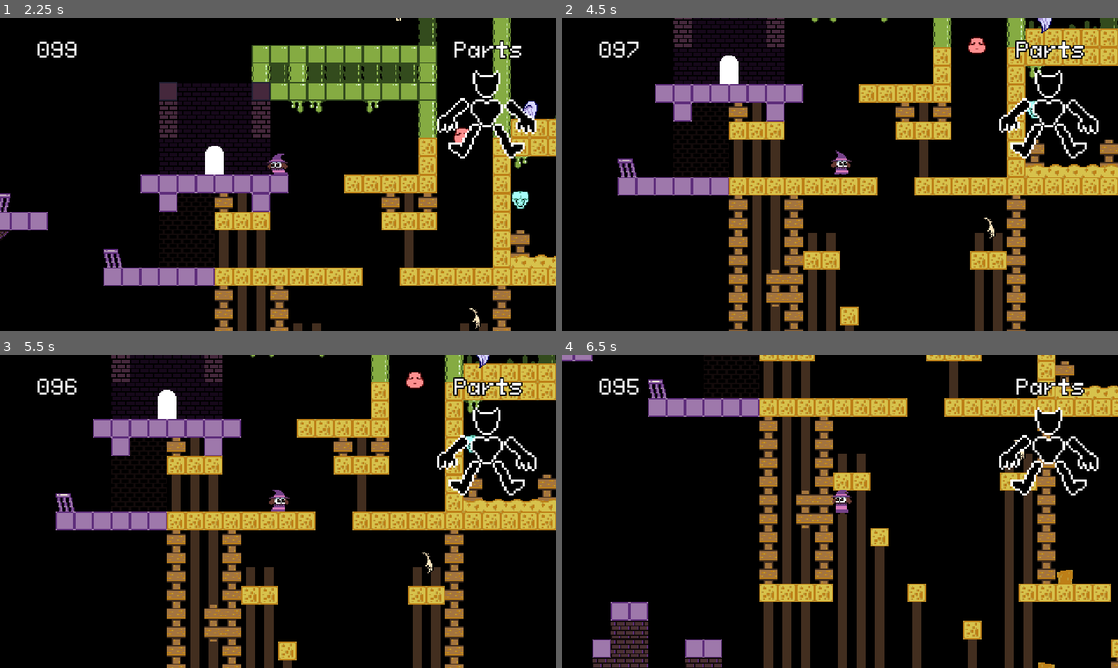
Above: before the commit, frames 1-4 (two rows, left to right).
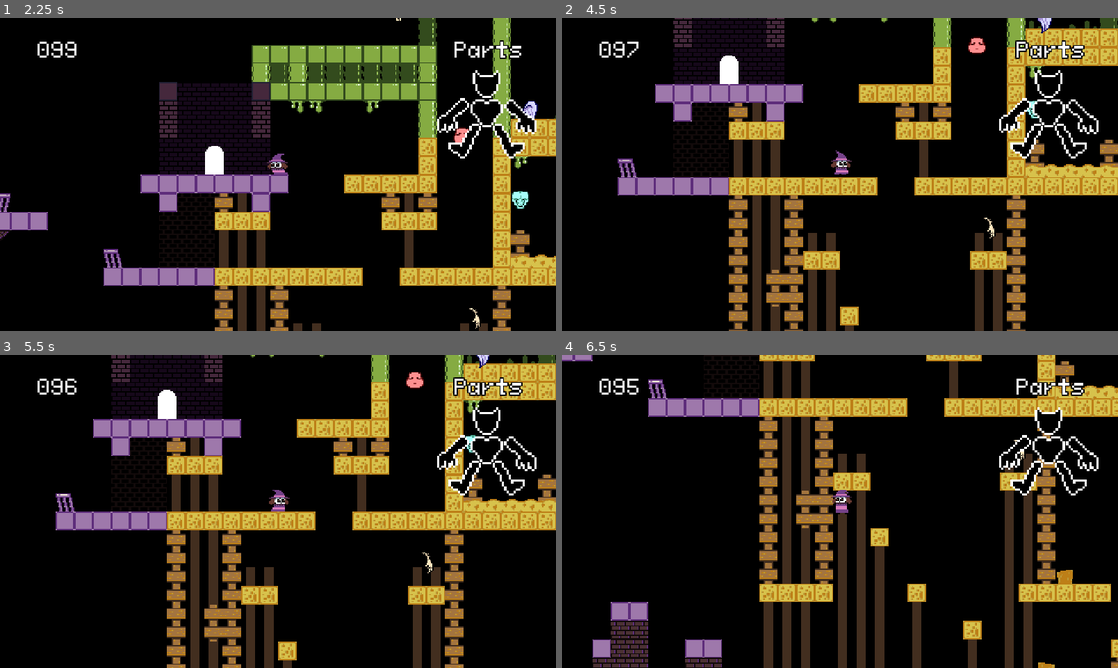
Above: after the commit, the same moments.

Repository: vitimesthree/LD55
Game: Godot game, scene res://screens/opening.tscn
Same seed, same stepped clock (60 frames per second), same inputs: the game is played once before the commit and once after it.
Inputs:
- Up to frame 1 (2.25 s): tap Enter at 0.5 s; hold Z (jump) 0.53-1.28 s; hold Right (move_right) 0.53-2.03 s; tap Space at 1.25 s; tap X (broom) at 1.35 s; tap Z (jump) at 1.52, 1.55, 1.82 s; hold Left (move_left) from 2.03 s (still down); hold Z (jump) from 2.03 s (still down)
- Up to frame 2 (4.5 s): release Left (move_left) at 2.78 s; release Z (jump) at 2.78 s; hold Right (move_right) 2.78-4.28 s; tap X (broom) at 2.85, 4.35 s; tap Z (jump) at 3.02, 3.05, 3.32 s; hold Z (jump) 3.53-4.28 s; hold Left (move_left) from 4.28 s (still down)
- Up to frame 3 (5.5 s): tap Z (jump) at 4.52, 4.55, 4.82 s; release Left (move_left) at 5.03 s; hold Right (move_right) from 5.03 s (still down); hold Z (jump) from 5.03 s (still down)
- Up to frame 4 (6.5 s): release Right (move_right) at 5.78 s; release Z (jump) at 5.78 s; hold Left (move_left) from 5.78 s (still down); tap X (broom) at 5.85 s; tap Z (jump) at 6.02, 6.05, 6.32 s

Frame 1 is identical in both runs. In frame 2, 0.1% of the frame differs, in the area x 83-100%, y 46-48%; in frame 3, 0.1%; in frame 4, less than 0.1%.

Commit message:
added spikes

Diff:
--- a/main.tscn
+++ b/main.tscn
@@ -6,6 +6,7 @@
 [ext_resource type="PackedScene" uid="uid://cfog5t5oqssai" path="res://entities/player.tscn" id="3_s4mts"]
 [ext_resource type="PackedScene" uid="uid://d0slidw1yh0p5" path="res://entities/door.tscn" id="5_i6hes"]
 [ext_resource type="AudioStream" uid="uid://yhclmsh0omhd" path="res://sound/ld55.mp3" id="5_j4buf"]
+[ext_resource type="PackedScene" uid="uid://bs3j0rjghksw1" path="res://world/spikes.tscn" id="7_bbsnk"]
 [ext_resource type="PackedScene" uid="uid://be8f12kro6wqd" path="res://entities/ghost.tscn" id="7_qf3fc"]
 [ext_resource type="PackedScene" uid="uid://bcdvctdj11rrb" path="res://world/lava.tscn" id="8_qi2ub"]
 
@@ -136,6 +137,187 @@
 
 [node name="Lava27" parent="Hazards" node_paths=PackedStringArray("player") instance=ExtResource("8_qi2ub")]
 position = Vector2(1432, 416)
+player = NodePath("../../Player")
+
+[node name="Spikes" parent="Hazards" node_paths=PackedStringArray("player") instance=ExtResource("7_bbsnk")]
+position = Vector2(24, 120)
+player = NodePath("../../Player")
+
+[node name="Spikes2" parent="Hazards" node_paths=PackedStringArray("player") instance=ExtResource("7_bbsnk")]
+position = Vector2(40, 120)
+player = NodePath("../../Player")
+
+[node name="Spikes3" parent="Hazards" node_paths=PackedStringArray("player") instance=ExtResource("7_bbsnk")]
+position = Vector2(88, 120)
+player = NodePath("../../Player")
+
+[node name="Spikes4" parent="Hazards" node_paths=PackedStringArray("player") instance=ExtResource("7_bbsnk")]
+position = Vector2(104, 120)
+player = NodePath("../../Player")
+
+[node name="Spikes5" parent="Hazards" node_paths=PackedStringArray("player") instance=ExtResource("7_bbsnk")]
+position = Vector2(328, 232)
+player = NodePath("../../Player")
+
+[node name="Spikes6" parent="Hazards" node_paths=PackedStringArray("player") instance=ExtResource("7_bbsnk")]
+position = Vector2(344, 232)
+player = NodePath("../../Player")
+
+[node name="Spikes7" parent="Hazards" node_paths=PackedStringArray("player") instance=ExtResource("7_bbsnk")]
+position = Vector2(360, 232)
+player = NodePath("../../Player")
+
+[node name="Spikes8" parent="Hazards" node_paths=PackedStringArray("player") instance=ExtResource("7_bbsnk")]
+position = Vector2(376, 232)
+player = NodePath("../../Player")
+
+[node name="Spikes9" parent="Hazards" node_paths=PackedStringArray("player") instance=ExtResource("7_bbsnk")]
+position = Vector2(392, 232)
+player = NodePath("../../Player")
+
+[node name="Spikes10" parent="Hazards" node_paths=PackedStringArray("player") instance=ExtResource("7_bbsnk")]
+position = Vector2(328, 104)
+player = NodePath("../../Player")
+
+[node name="Spikes11" parent="Hazards" node_paths=PackedStringArray("player") instance=ExtResource("7_bbsnk")]
+position = Vector2(344, 104)
+player = NodePath("../../Player")
+
+[node name="Spikes12" parent="Hazards" node_paths=PackedStringArray("player") instance=ExtResource("7_bbsnk")]
+position = Vector2(360, 104)
+player = NodePath("../../Player")
+
+[node name="Spikes13" parent="Hazards" node_paths=PackedStringArray("player") instance=ExtResource("7_bbsnk")]
+position = Vector2(376, 104)
+player = NodePath("../../Player")
+
+[node name="Spikes14" parent="Hazards" node_paths=PackedStringArray("player") instance=ExtResource("7_bbsnk")]
+position = Vector2(392, 104)
+player = NodePath("../../Player")
+
+[node name="Spikes15" parent="Hazards" node_paths=PackedStringArray("player") instance=ExtResource("7_bbsnk")]
+position = Vector2(392, 25)
+rotation = -3.14159
+player = NodePath("../../Player")
+
+[node name="Spikes16" parent="Hazards" node_paths=PackedStringArray("player") instance=ExtResource("7_bbsnk")]
+position = Vector2(376, 25)
+rotation = -3.14159
+player = NodePath("../../Player")
+
+[node name="Spikes17" parent="Hazards" node_paths=PackedStringArray("player") instance=ExtResource("7_bbsnk")]
+position = Vector2(360, 25)
+rotation = -3.14159
+player = NodePath("../../Player")
+
+[node name="Spikes18" parent="Hazards" node_paths=PackedStringArray("player") instance=ExtResource("7_bbsnk")]
+position = Vector2(344, 25)
+rotation = -3.14159
+player = NodePath("../../Player")
+
+[node name="Spikes19" parent="Hazards" node_paths=PackedStringArray("player") instance=ExtResource("7_bbsnk")]
+position = Vector2(328, 25)
+rotation = -3.14159
+player = NodePath("../../Player")
+
+[node name="Spikes20" parent="Hazards" node_paths=PackedStringArray("player") instance=ExtResource("7_bbsnk")]
+position = Vector2(392, 152)
+rotation = -3.14159
+player = NodePath("../../Player")
+
+[node name="Spikes21" parent="Hazards" node_paths=PackedStringArray("player") instance=ExtResource("7_bbsnk")]
+position = Vector2(376, 152)
+rotation = -3.14159
+player = NodePath("../../Player")
+
+[node name="Spikes22" parent="Hazards" node_paths=PackedStringArray("player") instance=ExtResource("7_bbsnk")]
+position = Vector2(360, 152)
+rotation = -3.14159
+player = NodePath("../../Player")
+
+[node name="Spikes23" parent="Hazards" node_paths=PackedStringArray("player") instance=ExtResource("7_bbsnk")]
+position = Vector2(344, 152)
+rotation = -3.14159
+player = NodePath("../../Player")
+
+[node name="Spikes24" parent="Hazards" node_paths=PackedStringArray("player") instance=ExtResource("7_bbsnk")]
+position = Vector2(328, 152)
+rotation = -3.14159
+player = NodePath("../../Player")
+
+[node name="Spikes25" parent="Hazards" node_paths=PackedStringArray("player") instance=ExtResource("7_bbsnk")]
+position = Vector2(184, 168)
+rotation = -3.14159
+player = NodePath("../../Player")
+
+[node name="Spikes26" parent="Hazards" node_paths=PackedStringArray("player") instance=ExtResource("7_bbsnk")]
+position = Vector2(697, 57)
+rotation = -3.14159
+player = NodePath("../../Player")
+
+[node name="Spikes27" parent="Hazards" node_paths=PackedStringArray("player") instance=ExtResource("7_bbsnk")]
+position = Vector2(521, 105)
+rotation = -3.14159
+player = NodePath("../../Player")
+
+[node name="Spikes28" parent="Hazards" node_paths=PackedStringArray("player") instance=ExtResource("7_bbsnk")]
+position = Vector2(681, 57)
+rotation = -3.14159
+player = NodePath("../../Player")
+
+[node name="Spikes29" parent="Hazards" node_paths=PackedStringArray("player") instance=ExtResource("7_bbsnk")]
+position = Vector2(505, 105)
+rotation = -3.14159
+player = NodePath("../../Player")
+
+[node name="Spikes30" parent="Hazards" node_paths=PackedStringArray("player") instance=ExtResource("7_bbsnk")]
+position = Vector2(169, 377)
+rotation = -3.14159
+player = NodePath("../../Player")
+
+[node name="Spikes31" parent="Hazards" node_paths=PackedStringArray("player") instance=ExtResource("7_bbsnk")]
+position = Vector2(153, 377)
+rotation = -3.14159
+player = NodePath("../../Player")
+
+[node name="Spikes32" parent="Hazards" node_paths=PackedStringArray("player") instance=ExtResource("7_bbsnk")]
+position = Vector2(137, 377)
+rotation = -3.14159
+player = NodePath("../../Player")
+
+[node name="Spikes33" parent="Hazards" node_paths=PackedStringArray("player") instance=ExtResource("7_bbsnk")]
+position = Vector2(121, 377)
+rotation = -3.14159
+player = NodePath("../../Player")
+
+[node name="Spikes34" parent="Hazards" node_paths=PackedStringArray("player") instance=ExtResource("7_bbsnk")]
+position = Vector2(105, 377)
+rotation = -3.14159
+player = NodePath("../../Player")
+
+[node name="Spikes35" parent="Hazards" node_paths=PackedStringArray("player") instance=ExtResource("7_bbsnk")]
+position = Vector2(344, 377)
+rotation = -3.14159
+player = NodePath("../../Player")
+
+[node name="Spikes36" parent="Hazards" node_paths=PackedStringArray("player") instance=ExtResource("7_bbsnk")]
+position = Vector2(328, 377)
+rotation = -3.14159
+player = NodePath("../../Player")
+
+[node name="Spikes37" parent="Hazards" node_paths=PackedStringArray("player") instance=ExtResource("7_bbsnk")]
+position = Vector2(312, 377)
+rotation = -3.14159
+player = NodePath("../../Player")
+
+[node name="Spikes38" parent="Hazards" node_paths=PackedStringArray("player") instance=ExtResource("7_bbsnk")]
+position = Vector2(296, 377)
+rotation = -3.14159
+player = NodePath("../../Player")
+
+[node name="Spikes39" parent="Hazards" node_paths=PackedStringArray("player") instance=ExtResource("7_bbsnk")]
+position = Vector2(280, 377)
+rotation = -3.14159
 player = NodePath("../../Player")
 
 [node name="Player" parent="." instance=ExtResource("3_s4mts")]
--- a/world/lava.tscn
+++ b/world/lava.tscn
@@ -48,7 +48,7 @@
 [node name="AnimatedSprite2D" type="AnimatedSprite2D" parent="."]
 position = Vector2(0, -8)
 sprite_frames = SubResource("SpriteFrames_n8mfr")
-frame_progress = 0.575852
+frame_progress = 0.239181
 
 [node name="Area2D" type="Area2D" parent="."]
 collision_mask = 2
--- /dev/null
+++ b/world/spikes.gd
@@ -0,0 +1,18 @@
+extends Node2D
+
+@export var player: Node2D = null
+
+# Called when the node enters the scene tree for the first time.
+func _ready():
+	pass # Replace with function body.
+
+# Called every frame. 'delta' is the elapsed time since the previous frame.
+func _process(delta):
+	pass
+
+func _on_area_2d_body_shape_entered(body_rid, body, body_shape_index, local_shape_index):
+	player.velocity.x = -player.speed * 5
+	player.hurt_sound.play()
+
+func _on_area_2d_body_shape_exited(body_rid, body, body_shape_index, local_shape_index):
+	pass # Replace with function body.
--- /dev/null
+++ b/world/spikes.tscn
@@ -0,0 +1,37 @@
+[gd_scene load_steps=6 format=3 uid="uid://bs3j0rjghksw1"]
+
+[ext_resource type="Script" path="res://world/spikes.gd" id="1_ugq4c"]
+[ext_resource type="Texture2D" uid="uid://b7lku6liladpp" path="res://sprites/tileset.png" id="2_o4nua"]
+
+[sub_resource type="AtlasTexture" id="AtlasTexture_hh423"]
+atlas = ExtResource("2_o4nua")
+region = Rect2(16, 80, 16, 16)
+
+[sub_resource type="SpriteFrames" id="SpriteFrames_158e2"]
+animations = [{
+"frames": [{
+"duration": 1.0,
+"texture": SubResource("AtlasTexture_hh423")
+}],
+"loop": true,
+"name": &"default",
+"speed": 5.0
+}]
+
+[sub_resource type="RectangleShape2D" id="RectangleShape2D_bh3lm"]
+size = Vector2(16, 16)
+
+[node name="Spikes" type="Node2D"]
+script = ExtResource("1_ugq4c")
+
+[node name="AnimatedSprite2D" type="AnimatedSprite2D" parent="."]
+sprite_frames = SubResource("SpriteFrames_158e2")
+
+[node name="Area2D" type="Area2D" parent="."]
+collision_mask = 2
+
+[node name="CollisionShape2D" type="CollisionShape2D" parent="Area2D"]
+shape = SubResource("RectangleShape2D_bh3lm")
+
+[connection signal="body_shape_entered" from="Area2D" to="." method="_on_area_2d_body_shape_entered"]
+[connection signal="body_shape_exited" from="Area2D" to="." method="_on_area_2d_body_shape_exited"]
Not shown: 1 places in main.tscn that only renumber resources
